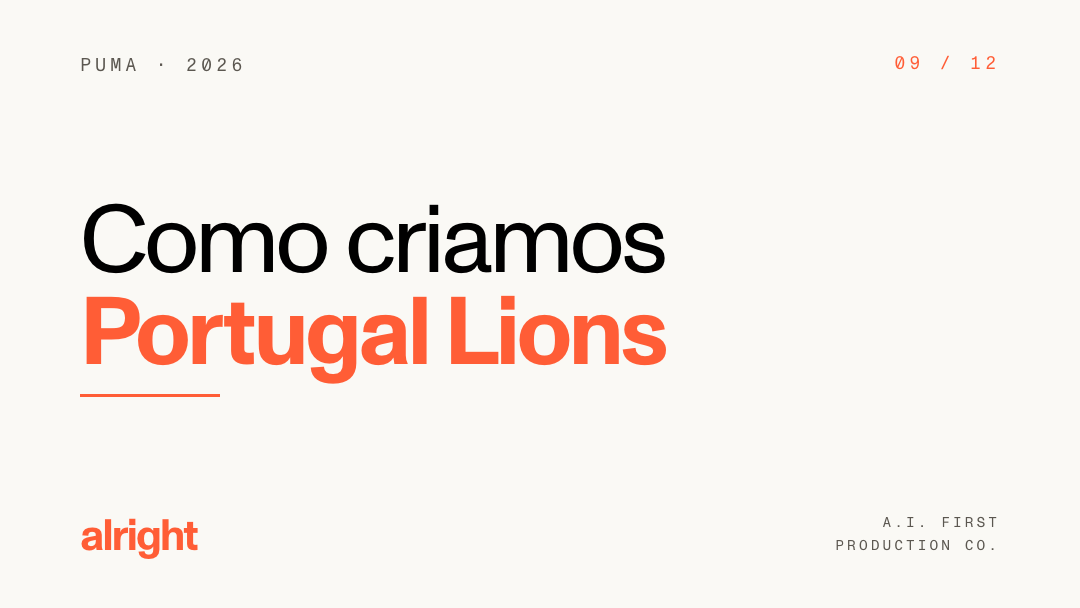
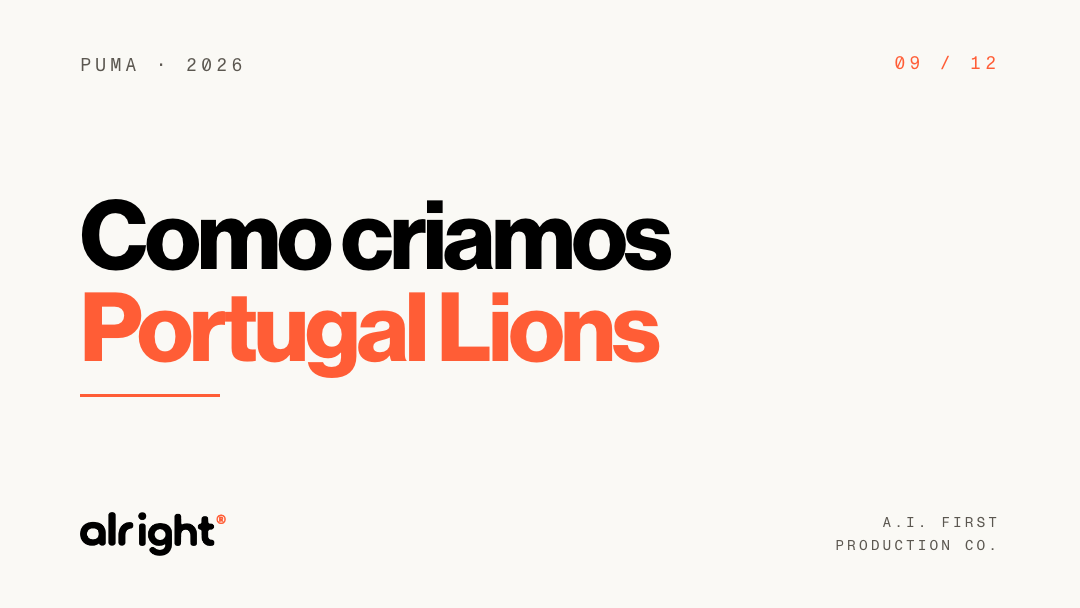
Two versions of the same layered image (1080px x 608px). Layer-by-layer changes:
added layer "Wordmark · Dark" above "Meta" over [80, 512, 226, 556]
